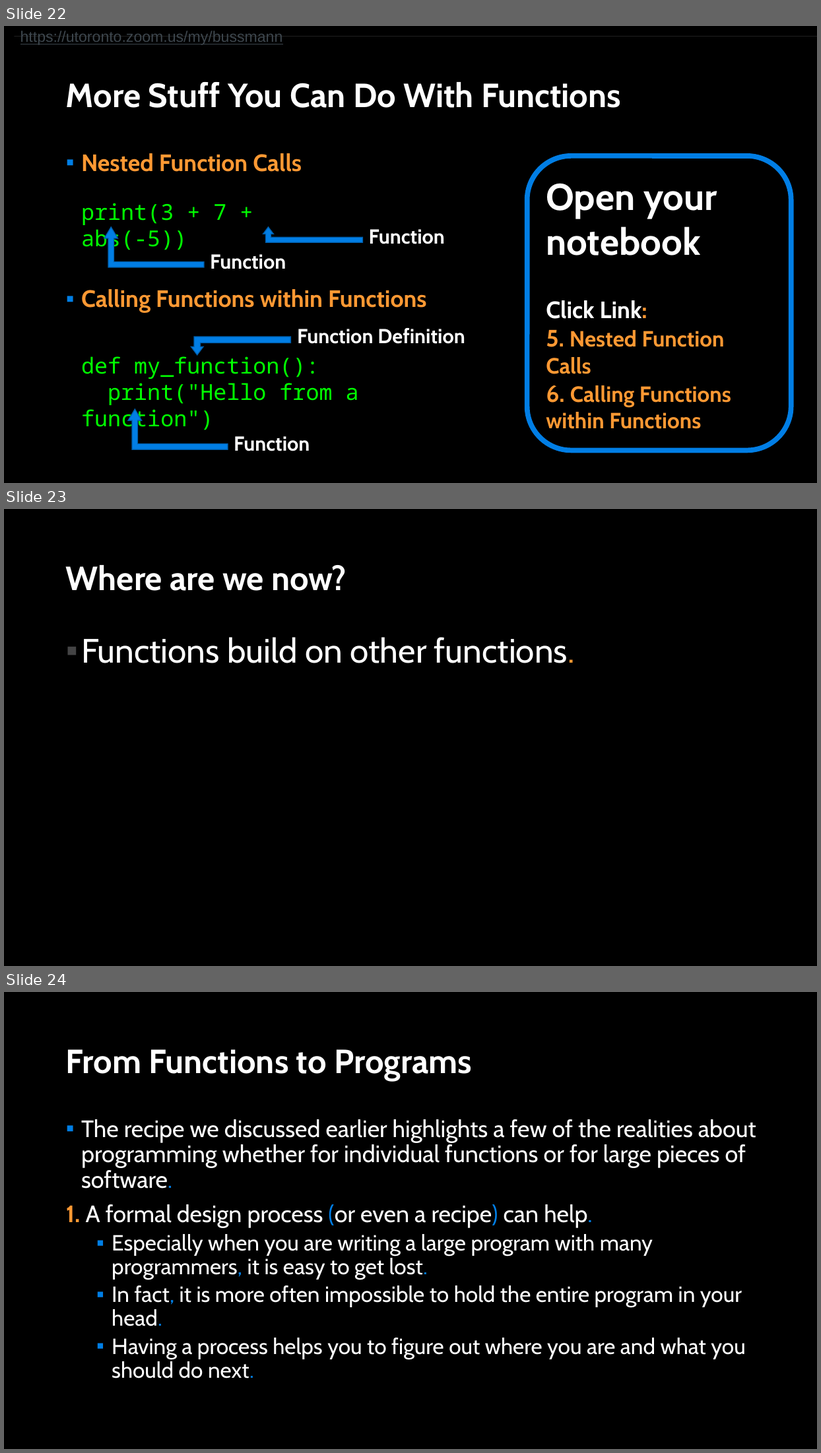
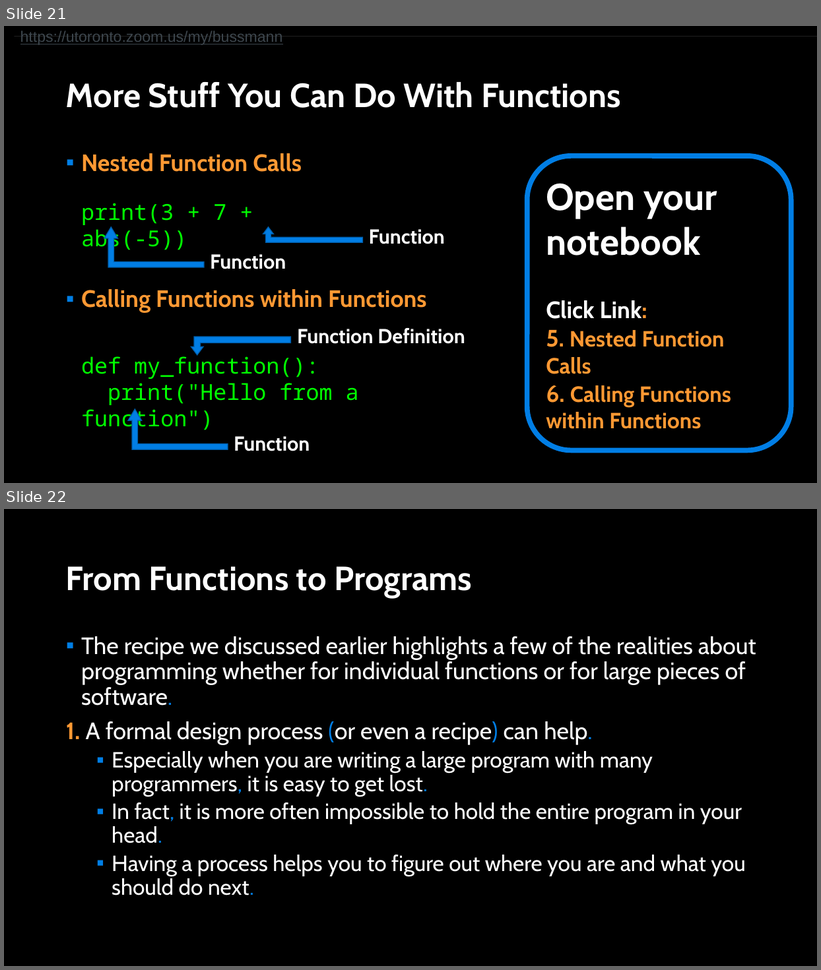
Before and after one commit to APS106/APS106-winter-2022-material, a slide deck: lectures/week2/lecture2/slides/week2_lecture2.pptx. Shown one above the other, each under a label of ours: slides 22, 23 and 24 before the commit, slides 21 and 22 after it. The pictures are 821x1453 and 821x970 pixels, drawn with LibreOffice and Linux fonts; fonts in the diff are those of the drawing; background and template pictures are left out. Boxes give left, top, right and bottom in pixels: in the first picture for what was removed or moved away, otherwise in the second. Text is boxed around its words. In the diff, an @@ line names an element or a change of style, - is before the commit and + after.

```diff
--- a/lectures/week2/lecture2/slides/week2_lecture2.pptx
+++ b/lectures/week2/lecture2/slides/week2_lecture2.pptx
@@ slide 23 removed at [4, 509, 817, 966], background picture (left out) @@
@@ title removed at [66, 565, 347, 591] @@
-Where are we now?
@@ text removed at [81, 637, 575, 663] @@
-▪ Functions build on other functions.
@@ what was slide 22 is now slide 21 @@
@@ what was slide 24 is now slide 22 @@
```
Also in this commit, not shown: 5 slides changed, 1 slide added, 2 other slides removed, 4 other files.
